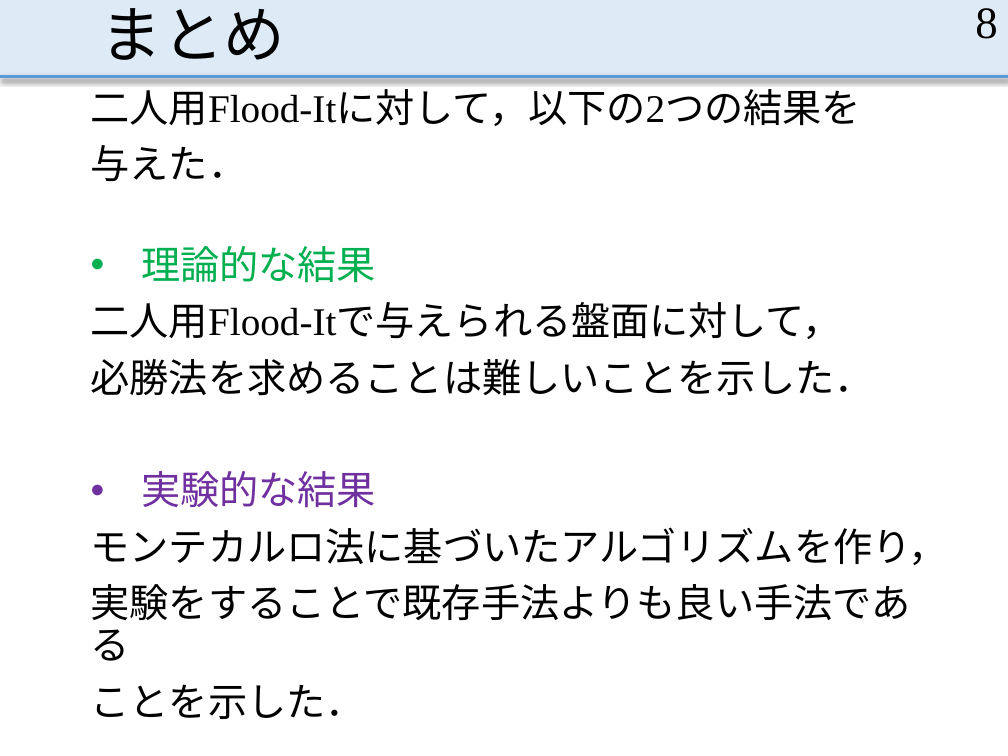
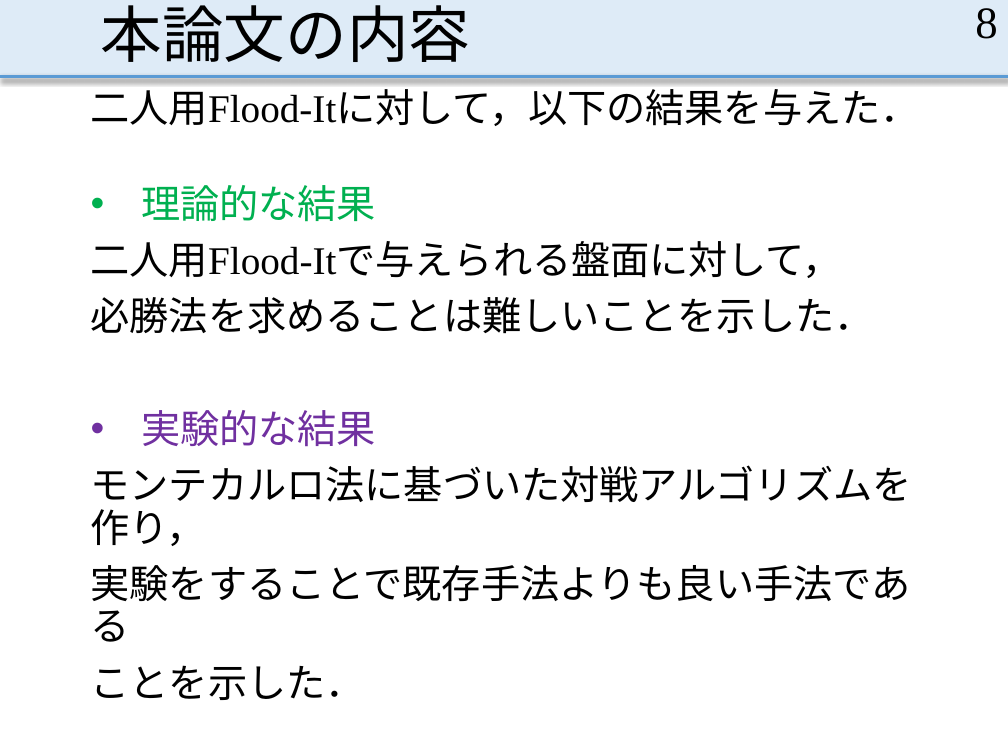
Before and after one commit to MasayaOda/SR, a slide deck: slide 8 of 小田卒論発表 - コピー.pptx. Drawn at 1008x756 pixels with LibreOffice and Linux fonts; fonts in the diff are those of the drawing. Boxes give left, top, right and bottom in pixels: in the first picture for what was removed or moved away, otherwise in the second. Text is boxed around its words. In the diff, an @@ line names an element or a change of style, - is before the commit and + after.

Commit message:
発表練習する． 図に補足の文字を書く

```diff
--- a/小田卒論発表 - コピー.pptx
+++ b/小田卒論発表 - コピー.pptx
@@ title at (101, 5, 471, 62): text changed @@
-まとめ
+本論文の内容
@@ text at (91, 82, 920, 126): text changed @@
-二人用Flood-Itに対して，以下の2つの結果を
-与えた．
+二人用Flood-Itに対して，以下の結果を与えた．
@@ text "理論的な結果": place and size @@
-text "理論的な結果" at (91, 246, 948, 661)
+text "理論的な結果" at (91, 185, 912, 642)
@@ text at (91, 465, 912, 546): text changed @@
-モンテカルロ法に基づいたアルゴリズムを作り，
+モンテカルロ法に基づいた対戦アルゴリズムを作り，
```
Also in this commit, not shown: 22 other slides changed, 1 slide added, 2 slides removed, 1 other file.
